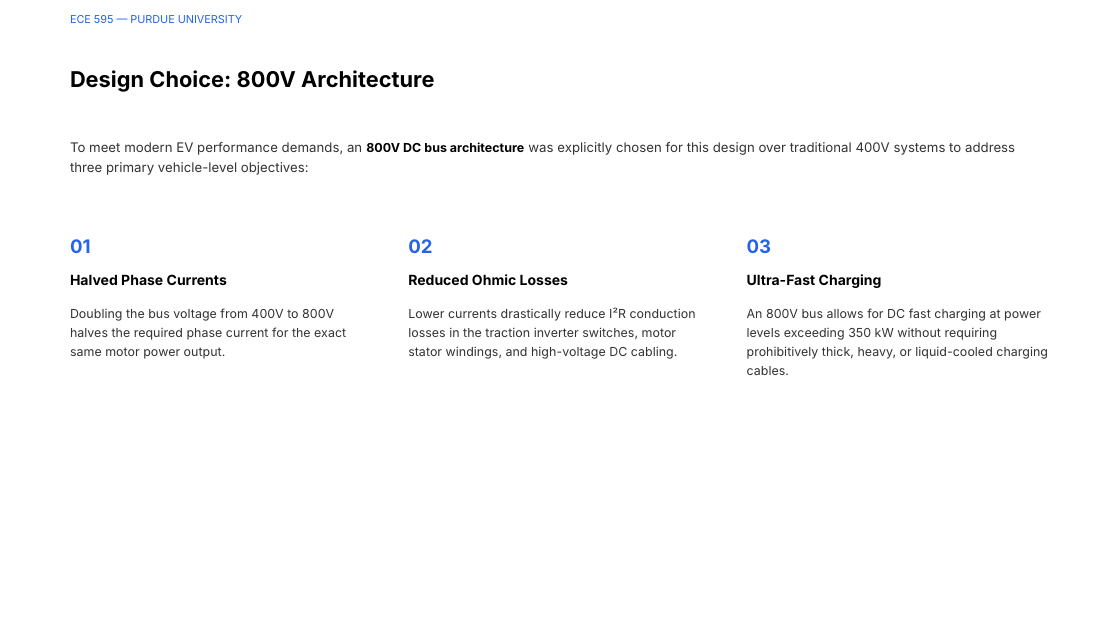
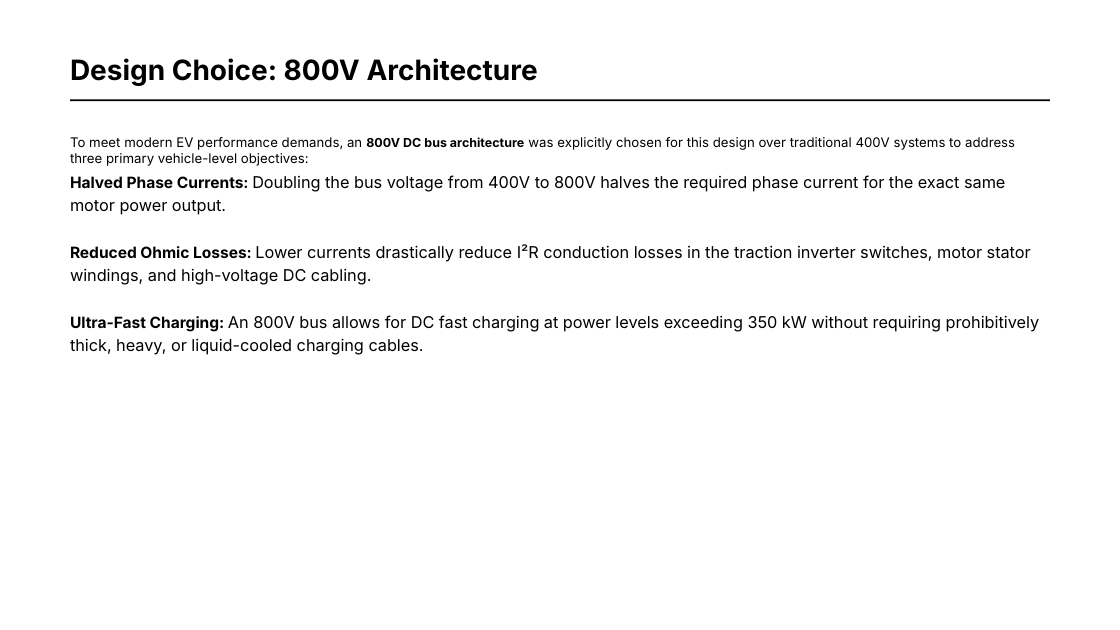
Before and after one commit to HayagreevSMeta/Inverter-Design, a slide deck: slide 3 of FC_Inverter_Presentation.pptx. Drawn at 1120x630 pixels with LibreOffice and Linux fonts; fonts in the diff are those of the drawing; background and template pictures are left out. Boxes give left, top, right and bottom in pixels: in the first picture for what was removed or moved away, otherwise in the second. Text is boxed around its words. In the diff, an @@ line names an element or a change of style, - is before the commit and + after.

Commit message:
Update PPT to latest presentation version with all design reasoning

```diff
--- a/FC_Inverter_Presentation.pptx
+++ b/FC_Inverter_Presentation.pptx
@@ text removed at (70,15,243,23) @@
-ECE 595 — PURDUE UNIVERSITY
@@ text "Design Choice: 800V Architecture": place and size @@
-text "Design Choice: 800V Architecture" at (70,70,434,92)
+text "Design Choice: 800V Architecture" at (70,58,538,86)
@@ text "Design Choice: 800V Architecture" at (70,58,538,86): size 14 to 18 pt; line spacing 1.04 to 1 @@
@@ rectangle added at (69,100,1049,102), fill #000000 @@
@@ text "To meet modern EV performance ..." at (70,137,1015,166): text colour #333333 to #000000 in "To meet modern EV performance demands, an ..."; line spacing 1.28 to 1 @@
@@ text at (70,175,1005,215): text changed; size 8 to 10.5 pt; text colour #333333 to #000000 @@
-Doubling the bus voltage from 400V to 800V halves the required phase current for the exact same motor power output.
+Halved Phase Currents: Doubling the bus voltage from 400V to 800V halves the required phase current for the exact same motor power output.
@@ text removed at (70,239,91,253) @@
-01
@@ text removed at (408,239,432,253) @@
-02
@@ text removed at (747,239,772,253) @@
-03
@@ text at (70,245,1031,285): text changed; size 8 to 10.5 pt; text colour #333333 to #000000 @@
-Lower currents drastically reduce I²R conduction losses in the traction inverter switches, motor stator windings, and high-voltage DC cabling.
+Reduced Ohmic Losses: Lower currents drastically reduce I²R conduction losses in the traction inverter switches, motor stator windings, and high-voltage DC cabling.
@@ text removed at (70,274,227,285) @@
-Halved Phase Currents
@@ text removed at (408,274,568,285) @@
-Reduced Ohmic Losses
@@ text removed at (747,274,882,288) @@
-Ultra-Fast Charging
@@ text at (70,315,1040,355): text changed; size 8 to 10.5 pt; text colour #333333 to #000000 @@
-An 800V bus allows for DC fast charging at power levels exceeding 350 kW without requiring prohibitively thick, heavy, or liquid-cooled charging cables.
+Ultra-Fast Charging: An 800V bus allows for DC fast charging at power levels exceeding 350 kW without requiring prohibitively thick, heavy, or liquid-cooled charging cables.
```
Also in this commit, not shown: 12 other slides changed.
